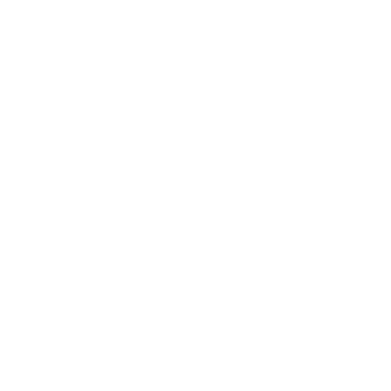
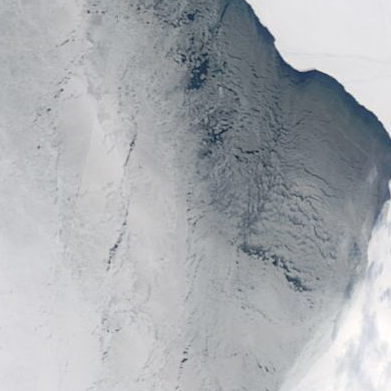
Layered file, before and after one edit (w=391, h=391). Changes by layer:
added layer "228_chukchi-east_siberian_sea_100km_20170328.terra.truecolor.250m" above "landfast ice" over [0, 0, 391, 391]
